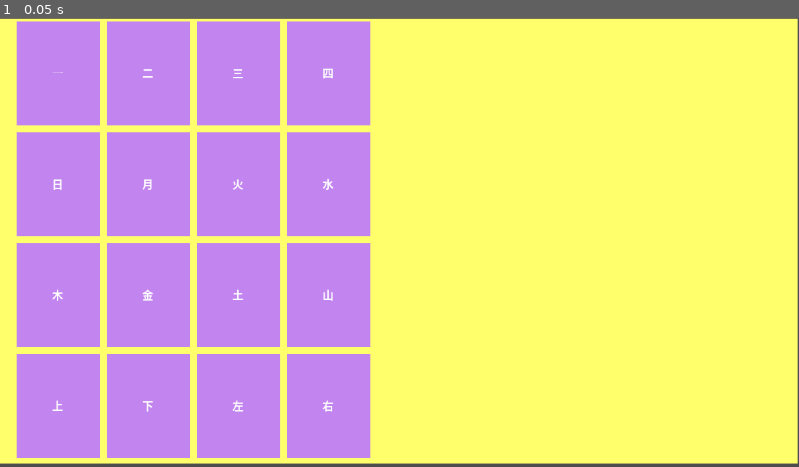
Above: before the commit, frame 1.
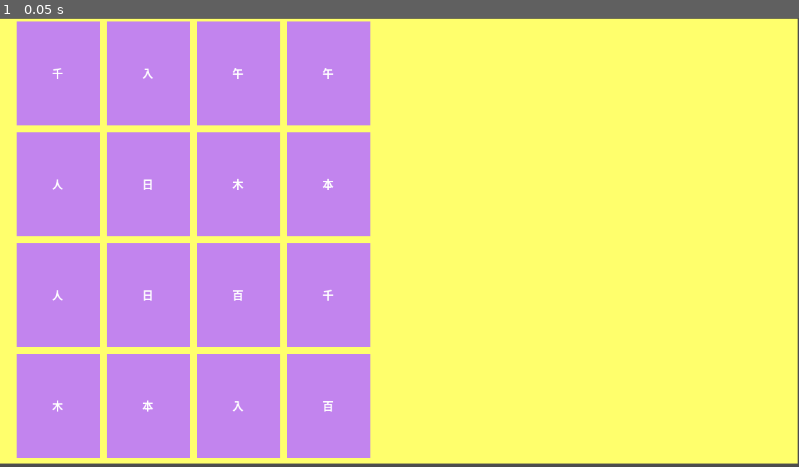
Above: after the commit, the same moment.

Repository: Teriko2409/kanji_no_sekai
Game: Godot game, scene res://mini_jeu/MemoKanji/memokanji.tscn
The game is run twice, just before and just after one commit, with the same random seed, the same clock (stepped at 60 frames per second) and the same inputs.
Inputs:
- Up to frame 1 (0.05 s): no input

The runs differ from the first frame. In frame 1, 0.3% of the frame differs, in the area x 6-42%, y 11-88%.

Commit message:
Memokanji : création des symbole des carte de manière aléatoire + envoie cohérent des caracters

Diff:
--- a/dossier_godot/mini_jeu/MemoKanji/gameboard.gd
+++ b/dossier_godot/mini_jeu/MemoKanji/gameboard.gd
@@ -22,15 +22,21 @@
 
 
 func downloaod_json_data() -> Array:
-
+	var kanji_list = []
 	const json_data = json_url.data
 	const level_jlpt = 5
-
-
 	var json_data_sort_by_jlpt = []
 
-	"""var kanji_list = []"""
-	var kanji_list = ["一", "二", "三", "四","日", "月", "火", "水", "木", "金", "土", "山", "上", "下", "左", "右"  ]
+	for i in json_data:
+		if i["level"] >= level_jlpt:
 
+			i["kanji"].shuffle()
+			json_data_sort_by_jlpt.append(i["kanji"] [0])
+			json_data_sort_by_jlpt.append(i["kanji"] [1])
+
+	json_data_sort_by_jlpt.slice(0,8)
+
+	kanji_list = json_data_sort_by_jlpt + json_data_sort_by_jlpt
+	kanji_list.shuffle()
 
 	return kanji_list
--- a/dossier_godot/mini_jeu/MemoKanji/kanji_data_memokanji.json
+++ b/dossier_godot/mini_jeu/MemoKanji/kanji_data_memokanji.json
@@ -30,7 +30,34 @@
 {
 	"kanji": ["貸","質"],
   "level": 4
+  },
+  {
+	"kanji": ["化","花"],
+  "level": 3
+  },
+  {
+	"kanji": ["未","末"],
+  "level": 3
+  },
+  {
+	"kanji": ["若","苦"],
+  "level": 3
+  },
+  {
+	"kanji": ["頭","頼","頼","願"],
+  "level": 3
+  },
+  {
+	"kanji": ["除","険"],
+  "level": 3
+  },
+  {
+	"kanji": ["因","困"],
+  "level": 3
+  },
+  {
+	"kanji": ["段","殺"],
+  "level": 3
   }
 
-
 ]
Not shown, added: dossier_godot/mini_jeu/MemoKanji/memokanji.tscn1336647207.tmp
Not shown, added: dossier_godot/mini_jeu/MemoKanji/memokanji.tscn1344749567.tmp
